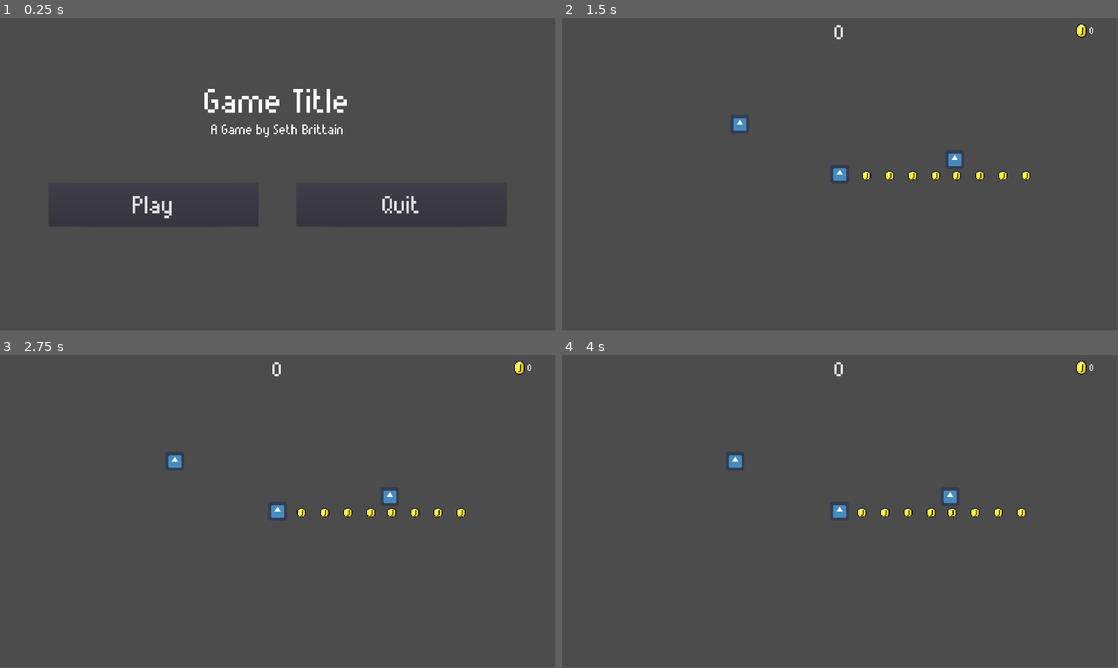
Above: before the commit, frames 1-4 (two rows, left to right).
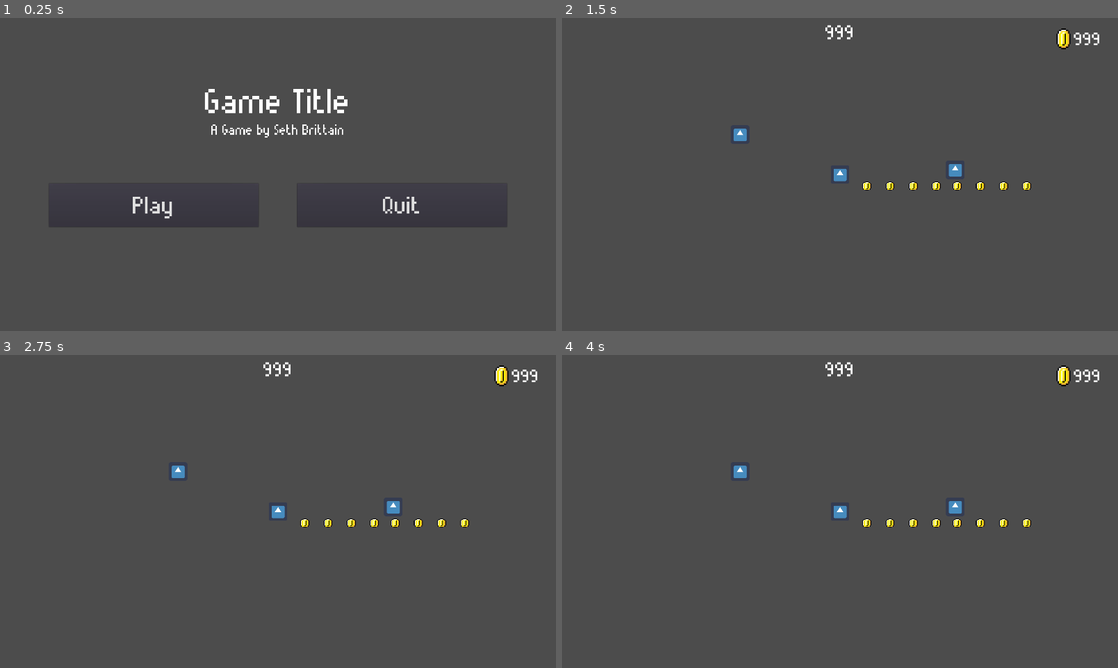
Above: after the commit, the same moments.

Repository: 20brittains/ComputerGameSimulationProgramming
Game: Godot game, scene res://Scenes/GameController.tscn
The game is run twice, just before and just after one commit, with the same random seed, the same clock (stepped at 60 frames per second) and the same inputs. The engine's default icon, where the game draws it, is replaced by a stand-in: a white triangle on a blue panel in a dark square.
Inputs (mouse positions are in pixels of both pictures, inside the frame that each line leads up to):
- Up to frame 1 (0.25 s): no input
- Up to frame 2 (1.5 s): click "Play" at 0.5 s; click (1101, 33) at 1.25 s, where only the run after the commit has a clickable "X"
- Up to frame 3 (2.75 s): tap Enter at 2 s; hold D (move_right) from 2.03 s (still down); tap W (jump) at 2.27 s
- Up to frame 4 (4 s): tap W (jump) at 3.02 s; release D (move_right) at 3.53 s; hold A (move_left) from 3.53 s (still down)
In our replay, the window is 799x449 before the commit and 800x450 after it. These sizes can differ from the game's own. Grey fills any space a smaller window leaves; there, only what the larger window draws over its background counts as a difference.

The runs differ from the first frame. In frame 1, 0.6% of the frame differs, in the area x 23-76%, y 22-64%; in frame 2, 1.3%; in frame 3, 1.3%; in frame 4, 1.4%, in the area x 30-97%, y 1-56%.

Commit message:
Small changes
Reparented some nodes and added some tilte screen integration

Diff:
--- a/Scenes/Player.tscn
+++ b/Scenes/Player.tscn
@@ -16,7 +16,7 @@
 font_data = ExtResource( 3 )
 
 [sub_resource type="DynamicFont" id=3]
-size = 32
+size = 64
 font_data = ExtResource( 3 )
 
 [sub_resource type="DynamicFont" id=4]
@@ -58,38 +58,38 @@
 [node name="HBoxContainer" type="HBoxContainer" parent="CanvasLayer"]
 anchor_left = 1.0
 anchor_right = 1.0
-margin_left = -148.0
-margin_top = 20.0
-margin_right = -20.0
-margin_bottom = 68.0
+margin_left = -220.0
+margin_top = 36.0
+margin_right = -59.0
+margin_bottom = 108.0
 __meta__ = {
 "_edit_use_anchors_": false
 }
 
 [node name="HBoxContainer2" type="HBoxContainer" parent="CanvasLayer/HBoxContainer"]
-margin_right = 48.0
-margin_bottom = 48.0
+margin_right = 64.0
+margin_bottom = 72.0
 rect_min_size = Vector2( 48, 48 )
 alignment = 2
 
 [node name="TextureRect" type="TextureRect" parent="CanvasLayer/HBoxContainer/HBoxContainer2"]
-margin_right = 48.0
-margin_bottom = 48.0
+margin_right = 64.0
+margin_bottom = 72.0
+rect_min_size = Vector2( 64, 64 )
 size_flags_horizontal = 3
 size_flags_vertical = 3
 texture = ExtResource( 5 )
 expand = true
 
 [node name="HBoxContainer" type="HBoxContainer" parent="CanvasLayer/HBoxContainer"]
-margin_left = 52.0
-margin_right = 97.0
-margin_bottom = 48.0
+margin_left = 68.0
+margin_right = 161.0
+margin_bottom = 72.0
 alignment = 2
 
 [node name="Coin Counter" type="Label" parent="CanvasLayer/HBoxContainer/HBoxContainer"]
-margin_top = 6.0
-margin_right = 45.0
-margin_bottom = 42.0
+margin_right = 93.0
+margin_bottom = 72.0
 size_flags_horizontal = 4
 custom_fonts/font = SubResource( 3 )
 text = "999"
--- a/Scenes/TitleScreen.tscn
+++ b/Scenes/TitleScreen.tscn
@@ -84,6 +84,9 @@
 margin_right = 125.0
 margin_bottom = 150.0
 rect_min_size = Vector2( 125, 0 )
+__meta__ = {
+"_edit_use_anchors_": false
+}
 
 [node name="Play Button" type="VBoxContainer" parent="MainBox/Buttons"]
 margin_left = 129.0
--- a/Scenes/UpgradeScreen.tscn
+++ b/Scenes/UpgradeScreen.tscn
@@ -1,28 +1,73 @@
-[gd_scene load_steps=6 format=2]
+[gd_scene load_steps=17 format=2]
 
 [ext_resource path="res://Sprites/Jump_Upgrade.png" type="Texture" id=1]
 [ext_resource path="res://Scripts/UpgradeScreenCloseButton.gd" type="Script" id=2]
 [ext_resource path="res://Sprites/Coin.png" type="Texture" id=3]
 [ext_resource path="res://Sprites/Speed_Upgrade.png" type="Texture" id=4]
 [ext_resource path="res://Sprites/TimeUpgrade.png" type="Texture" id=5]
-
-[node name="MarginContainer" type="MarginContainer"]
+[ext_resource path="res://Fonts/munro.ttf" type="DynamicFontData" id=6]
+
+[sub_resource type="DynamicFont" id=10]
+size = 60
+extra_spacing_char = 5
+font_data = ExtResource( 6 )
+
+[sub_resource type="DynamicFont" id=2]
+size = 60
+font_data = ExtResource( 6 )
+
+[sub_resource type="DynamicFont" id=3]
+size = 30
+font_data = ExtResource( 6 )
+
+[sub_resource type="DynamicFont" id=4]
+size = 60
+font_data = ExtResource( 6 )
+
+[sub_resource type="DynamicFont" id=5]
+size = 30
+font_data = ExtResource( 6 )
+
+[sub_resource type="DynamicFont" id=6]
+size = 60
+font_data = ExtResource( 6 )
+
+[sub_resource type="DynamicFont" id=7]
+size = 30
+font_data = ExtResource( 6 )
+
+[sub_resource type="DynamicFont" id=8]
+size = 60
+font_data = ExtResource( 6 )
+
+[sub_resource type="DynamicFont" id=9]
+size = 30
+font_data = ExtResource( 6 )
+
+[sub_resource type="DynamicFont" id=1]
+size = 80
+font_data = ExtResource( 6 )
+
+[node name="UpgradeScreen" type="CanvasLayer"]
+script = ExtResource( 2 )
+
+[node name="UpgradeScreen" type="MarginContainer" parent="."]
+pause_mode = 2
 anchor_right = 1.0
 anchor_bottom = 1.0
 margin_left = 20.0
 margin_top = 20.0
 margin_right = -20.0
 margin_bottom = -20.0
-script = ExtResource( 2 )
 __meta__ = {
 "_edit_use_anchors_": false
 }
 
-[node name="Panel" type="Panel" parent="."]
-margin_right = 984.0
-margin_bottom = 560.0
-
-[node name="CloseButton" type="Button" parent="Panel"]
+[node name="Panel" type="Panel" parent="UpgradeScreen"]
+margin_right = 1880.0
+margin_bottom = 1040.0
+
+[node name="CloseButton" type="Button" parent="UpgradeScreen/Panel"]
 anchor_left = 1.0
 anchor_right = 1.0
 margin_left = -40.0
@@ -35,210 +80,286 @@
 "_edit_use_anchors_": false
 }
 
-[node name="HBoxContainer" type="HBoxContainer" parent="Panel"]
-margin_left = 20.0
-margin_top = 20.0
-margin_right = 964.0
-margin_bottom = 540.0
+[node name="HBoxContainer" type="HBoxContainer" parent="UpgradeScreen/Panel"]
+anchor_bottom = 1.0
+margin_left = 36.0
+margin_top = 36.0
+margin_right = 767.0
+margin_bottom = 36.0
+rect_min_size = Vector2( 380, 1040 )
 __meta__ = {
 "_edit_use_anchors_": false
 }
 
-[node name="VBoxContainer" type="VBoxContainer" parent="Panel/HBoxContainer"]
-margin_right = 227.0
-margin_bottom = 520.0
-
-[node name="JumpUpgrade" type="HBoxContainer" parent="Panel/HBoxContainer/VBoxContainer"]
-margin_right = 227.0
-margin_bottom = 64.0
-
-[node name="VBoxContainer" type="VBoxContainer" parent="Panel/HBoxContainer/VBoxContainer/JumpUpgrade"]
-margin_right = 64.0
-margin_bottom = 64.0
-
-[node name="TextureRect" type="TextureRect" parent="Panel/HBoxContainer/VBoxContainer/JumpUpgrade/VBoxContainer"]
-margin_right = 64.0
-margin_bottom = 64.0
-rect_min_size = Vector2( 64, 64 )
+[node name="VBoxContainer" type="VBoxContainer" parent="UpgradeScreen/Panel/HBoxContainer"]
+margin_right = 745.0
+margin_bottom = 1040.0
+rect_min_size = Vector2( 400, 0 )
+
+[node name="JumpUpgrade" type="HBoxContainer" parent="UpgradeScreen/Panel/HBoxContainer/VBoxContainer"]
+margin_right = 745.0
+margin_bottom = 128.0
+
+[node name="VBoxContainer" type="VBoxContainer" parent="UpgradeScreen/Panel/HBoxContainer/VBoxContainer/JumpUpgrade"]
+margin_right = 128.0
+margin_bottom = 128.0
+
+[node name="TextureRect" type="TextureRect" parent="UpgradeScreen/Panel/HBoxContainer/VBoxContainer/JumpUpgrade/VBoxContainer"]
+margin_right = 128.0
+margin_bottom = 128.0
+rect_min_size = Vector2( 128, 128 )
 size_flags_horizontal = 3
 size_flags_vertical = 3
 texture = ExtResource( 1 )
 stretch_mode = 1
 
-[node name="VBoxContainer3" type="VBoxContainer" parent="Panel/HBoxContainer/VBoxContainer/JumpUpgrade"]
-margin_left = 68.0
-margin_right = 73.0
-margin_bottom = 64.0
+[node name="VBoxContainer3" type="VBoxContainer" parent="UpgradeScreen/Panel/HBoxContainer/VBoxContainer/JumpUpgrade"]
+margin_left = 132.0
+margin_right = 282.0
+margin_bottom = 128.0
 rect_min_size = Vector2( 5, 0 )
 
-[node name="VBoxContainer2" type="VBoxContainer" parent="Panel/HBoxContainer/VBoxContainer/JumpUpgrade"]
-margin_left = 77.0
-margin_right = 227.0
-margin_bottom = 64.0
-rect_min_size = Vector2( 0, 32 )
-
-[node name="JumpUpgrade" type="Label" parent="Panel/HBoxContainer/VBoxContainer/JumpUpgrade/VBoxContainer2"]
+[node name="Label" type="Label" parent="UpgradeScreen/Panel/HBoxContainer/VBoxContainer/JumpUpgrade/VBoxContainer3"]
 margin_right = 150.0
-margin_bottom = 40.0
+margin_bottom = 128.0
 rect_min_size = Vector2( 150, 0 )
 size_flags_horizontal = 3
 size_flags_vertical = 3
+custom_fonts/font = SubResource( 10 )
+text = "0/10"
+align = 1
+valign = 1
+
+[node name="VBoxContainer2" type="VBoxContainer" parent="UpgradeScreen/Panel/HBoxContainer/VBoxContainer/JumpUpgrade"]
+margin_left = 286.0
+margin_right = 736.0
+margin_bottom = 128.0
+rect_min_size = Vector2( 225, 32 )
+
+[node name="JumpUpgrade" type="Label" parent="UpgradeScreen/Panel/HBoxContainer/VBoxContainer/JumpUpgrade/VBoxContainer2"]
+margin_right = 450.0
+margin_bottom = 82.0
+rect_min_size = Vector2( 450, 80 )
+size_flags_horizontal = 3
+size_flags_vertical = 3
+custom_fonts/font = SubResource( 2 )
 text = "Jump Upgrade"
-valign = 1
-
-[node name="JumpUpgradeButton" type="Button" parent="Panel/HBoxContainer/VBoxContainer/JumpUpgrade/VBoxContainer2"]
-margin_top = 44.0
-margin_right = 150.0
-margin_bottom = 64.0
+align = 1
+valign = 1
+
+[node name="JumpUpgradeButton" type="Button" parent="UpgradeScreen/Panel/HBoxContainer/VBoxContainer/JumpUpgrade/VBoxContainer2"]
+margin_top = 86.0
+margin_right = 450.0
+margin_bottom = 128.0
+rect_min_size = Vector2( 450, 42 )
+custom_fonts/font = SubResource( 3 )
 text = "Upgrade"
 
-[node name="SpeedUpgrade" type="HBoxContainer" parent="Panel/HBoxContainer/VBoxContainer"]
-margin_top = 68.0
-margin_right = 227.0
-margin_bottom = 132.0
-
-[node name="VBoxContainer" type="VBoxContainer" parent="Panel/HBoxContainer/VBoxContainer/SpeedUpgrade"]
-margin_right = 64.0
-margin_bottom = 64.0
-
-[node name="TextureRect" type="TextureRect" parent="Panel/HBoxContainer/VBoxContainer/SpeedUpgrade/VBoxContainer"]
-margin_right = 64.0
-margin_bottom = 64.0
-rect_min_size = Vector2( 64, 64 )
+[node name="SpeedUpgrade" type="HBoxContainer" parent="UpgradeScreen/Panel/HBoxContainer/VBoxContainer"]
+margin_top = 132.0
+margin_right = 745.0
+margin_bottom = 260.0
+
+[node name="VBoxContainer" type="VBoxContainer" parent="UpgradeScreen/Panel/HBoxContainer/VBoxContainer/SpeedUpgrade"]
+margin_right = 128.0
+margin_bottom = 128.0
+
+[node name="TextureRect" type="TextureRect" parent="UpgradeScreen/Panel/HBoxContainer/VBoxContainer/SpeedUpgrade/VBoxContainer"]
+margin_right = 128.0
+margin_bottom = 128.0
+rect_min_size = Vector2( 128, 128 )
 size_flags_horizontal = 3
 size_flags_vertical = 3
 texture = ExtResource( 4 )
 expand = true
 stretch_mode = 1
 
-[node name="VBoxContainer3" type="VBoxContainer" parent="Panel/HBoxContainer/VBoxContainer/SpeedUpgrade"]
-margin_left = 68.0
-margin_right = 73.0
-margin_bottom = 64.0
+[node name="VBoxContainer3" type="VBoxContainer" parent="UpgradeScreen/Panel/HBoxContainer/VBoxContainer/SpeedUpgrade"]
+margin_left = 132.0
+margin_right = 282.0
+margin_bottom = 128.0
 rect_min_size = Vector2( 5, 0 )
 
-[node name="VBoxContainer2" type="VBoxContainer" parent="Panel/HBoxContainer/VBoxContainer/SpeedUpgrade"]
-margin_left = 77.0
-margin_right = 227.0
-margin_bottom = 64.0
-rect_min_size = Vector2( 0, 32 )
-
-[node name="SpeedUpgrade" type="Label" parent="Panel/HBoxContainer/VBoxContainer/SpeedUpgrade/VBoxContainer2"]
+[node name="Label2" type="Label" parent="UpgradeScreen/Panel/HBoxContainer/VBoxContainer/SpeedUpgrade/VBoxContainer3"]
 margin_right = 150.0
-margin_bottom = 40.0
+margin_bottom = 128.0
 rect_min_size = Vector2( 150, 0 )
 size_flags_horizontal = 3
 size_flags_vertical = 3
+custom_fonts/font = SubResource( 10 )
+text = "0/10"
+align = 1
+valign = 1
+
+[node name="VBoxContainer2" type="VBoxContainer" parent="UpgradeScreen/Panel/HBoxContainer/VBoxContainer/SpeedUpgrade"]
+margin_left = 286.0
+margin_right = 736.0
+margin_bottom = 128.0
+rect_min_size = Vector2( 225, 32 )
+
+[node name="SpeedUpgrade" type="Label" parent="UpgradeScreen/Panel/HBoxContainer/VBoxContainer/SpeedUpgrade/VBoxContainer2"]
+margin_right = 450.0
+margin_bottom = 82.0
+rect_min_size = Vector2( 450, 80 )
+size_flags_horizontal = 3
+size_flags_vertical = 3
+custom_fonts/font = SubResource( 4 )
 text = "Speed Upgrade"
-valign = 1
-
-[node name="SpeedUpgradeButton" type="Button" parent="Panel/HBoxContainer/VBoxContainer/SpeedUpgrade/VBoxContainer2"]
-margin_top = 44.0
-margin_right = 150.0
-margin_bottom = 64.0
+align = 1
+valign = 1
+
+[node name="SpeedUpgradeButton" type="Button" parent="UpgradeScreen/Panel/HBoxContainer/VBoxContainer/SpeedUpgrade/VBoxContainer2"]
+margin_top = 86.0
+margin_right = 450.0
+margin_bottom = 128.0
+rect_min_size = Vector2( 450, 42 )
+custom_fonts/font = SubResource( 5 )
 text = "Upgrade"
 
-[node name="CoinUpgrade" type="HBoxContainer" parent="Panel/HBoxContainer/VBoxContainer"]
-margin_top = 136.0
-margin_right = 227.0
-margin_bottom = 200.0
-
-[node name="VBoxContainer" type="VBoxContainer" parent="Panel/HBoxContainer/VBoxContainer/CoinUpgrade"]
-margin_right = 64.0
-margin_bottom = 64.0
-
-[node name="TextureRect" type="TextureRect" parent="Panel/HBoxContainer/VBoxContainer/CoinUpgrade/VBoxContainer"]
-margin_right = 64.0
-margin_bottom = 64.0
-rect_min_size = Vector2( 64, 64 )
+[node name="CoinUpgrade" type="HBoxContainer" parent="UpgradeScreen/Panel/HBoxContainer/VBoxContainer"]
+margin_top = 264.0
+margin_right = 745.0
+margin_bottom = 392.0
+
+[node name="VBoxContainer" type="VBoxContainer" parent="UpgradeScreen/Panel/HBoxContainer/VBoxContainer/CoinUpgrade"]
+margin_right = 128.0
+margin_bottom = 128.0
+
+[node name="TextureRect" type="TextureRect" parent="UpgradeScreen/Panel/HBoxContainer/VBoxContainer/CoinUpgrade/VBoxContainer"]
+margin_right = 128.0
+margin_bottom = 128.0
+rect_min_size = Vector2( 128, 128 )
 size_flags_horizontal = 3
 size_flags_vertical = 3
 texture = ExtResource( 3 )
 expand = true
 stretch_mode = 1
 
-[node name="VBoxContainer3" type="VBoxContainer" parent="Panel/HBoxContainer/VBoxContainer/CoinUpgrade"]
-margin_left = 68.0
-margin_right = 73.0
-margin_bottom = 64.0
+[node name="VBoxContainer3" type="VBoxContainer" parent="UpgradeScreen/Panel/HBoxContainer/VBoxContainer/CoinUpgrade"]
+margin_left = 132.0
+margin_right = 137.0
+margin_bottom = 128.0
 rect_min_size = Vector2( 5, 0 )
 
-[node name="VBoxContainer2" type="VBoxContainer" parent="Panel/HBoxContainer/VBoxContainer/CoinUpgrade"]
-margin_left = 77.0
-margin_right = 227.0
-margin_bottom = 64.0
-rect_min_size = Vector2( 0, 32 )
-
-[node name="SpeedUpgrade" type="Label" parent="Panel/HBoxContainer/VBoxContainer/CoinUpgrade/VBoxContainer2"]
-margin_right = 150.0
-margin_bottom = 40.0
+[node name="Label3" type="Label" parent="UpgradeScreen/Panel/HBoxContainer/VBoxContainer/CoinUpgrade"]
+margin_left = 141.0
+margin_right = 291.0
+margin_bottom = 128.0
 rect_min_size = Vector2( 150, 0 )
 size_flags_horizontal = 3
 size_flags_vertical = 3
+custom_fonts/font = SubResource( 10 )
+text = "0/10"
+align = 1
+valign = 1
+
+[node name="VBoxContainer2" type="VBoxContainer" parent="UpgradeScreen/Panel/HBoxContainer/VBoxContainer/CoinUpgrade"]
+margin_left = 295.0
+margin_right = 745.0
+margin_bottom = 128.0
+rect_min_size = Vector2( 225, 32 )
+
+[node name="SpeedUpgrade" type="Label" parent="UpgradeScreen/Panel/HBoxContainer/VBoxContainer/CoinUpgrade/VBoxContainer2"]
+margin_right = 450.0
+margin_bottom = 82.0
+rect_min_size = Vector2( 450, 80 )
+size_flags_horizontal = 3
+size_flags_vertical = 3
+custom_fonts/font = SubResource( 6 )
 text = "Coin Upgrade"
-valign = 1
-
-[node name="CoinUpgradeButton" type="Button" parent="Panel/HBoxContainer/VBoxContainer/CoinUpgrade/VBoxContainer2"]
-margin_top = 44.0
-margin_right = 150.0
-margin_bottom = 64.0
+align = 1
+valign = 1
+
+[node name="CoinUpgradeButton" type="Button" parent="UpgradeScreen/Panel/HBoxContainer/VBoxContainer/CoinUpgrade/VBoxContainer2"]
+margin_top = 86.0
+margin_right = 450.0
+margin_bottom = 128.0
+rect_min_size = Vector2( 450, 42 )
+custom_fonts/font = SubResource( 7 )
 text = "Upgrade"
 
-[node name="TimeUpgrade" type="HBoxContainer" parent="Panel/HBoxContainer/VBoxContainer"]
-margin_top = 204.0
-margin_right = 227.0
-margin_bottom = 268.0
-
-[node name="VBoxContainer" type="VBoxContainer" parent="Panel/HBoxContainer/VBoxContainer/TimeUpgrade"]
-margin_right = 64.0
-margin_bottom = 64.0
-
-[node name="TextureRect" type="TextureRect" parent="Panel/HBoxContainer/VBoxContainer/TimeUpgrade/VBoxContainer"]
-margin_right = 64.0
-margin_bottom = 64.0
-rect_min_size = Vector2( 64, 64 )
+[node name="TimeUpgrade" type="HBoxContainer" parent="UpgradeScreen/Panel/HBoxContainer/VBoxContainer"]
+margin_top = 396.0
+margin_right = 745.0
+margin_bottom = 528.0
+
+[node name="VBoxContainer" type="VBoxContainer" parent="UpgradeScreen/Panel/HBoxContainer/VBoxContainer/TimeUpgrade"]
+margin_right = 128.0
+margin_bottom = 132.0
+
+[node name="TextureRect" type="TextureRect" parent="UpgradeScreen/Panel/HBoxContainer/VBoxContainer/TimeUpgrade/VBoxContainer"]
+margin_right = 128.0
+margin_bottom = 132.0
+rect_min_size = Vector2( 128, 128 )
 size_flags_horizontal = 3
 size_flags_vertical = 3
 texture = ExtResource( 5 )
 expand = true
 stretch_mode = 1
 
-[node name="VBoxContainer3" type="VBoxContainer" parent="Panel/HBoxContainer/VBoxContainer/TimeUpgrade"]
-margin_left = 68.0
-margin_right = 73.0
-margin_bottom = 64.0
+[node name="VBoxContainer3" type="VBoxContainer" parent="UpgradeScreen/Panel/HBoxContainer/VBoxContainer/TimeUpgrade"]
+margin_left = 132.0
+margin_right = 282.0
+margin_bottom = 132.0
 rect_min_size = Vector2( 5, 0 )
 
-[node name="VBoxContainer2" type="VBoxContainer" parent="Panel/HBoxContainer/VBoxContainer/TimeUpgrade"]
-margin_left = 77.0
-margin_right = 227.0
-margin_bottom = 64.0
-rect_min_size = Vector2( 0, 32 )
-
-[node name="TimerUpgrade" type="Label" parent="Panel/HBoxContainer/VBoxContainer/TimeUpgrade/VBoxContainer2"]
+[node name="Label4" type="Label" parent="UpgradeScreen/Panel/HBoxContainer/VBoxContainer/TimeUpgrade/VBoxContainer3"]
 margin_right = 150.0
-margin_bottom = 40.0
+margin_bottom = 132.0
 rect_min_size = Vector2( 150, 0 )
 size_flags_horizontal = 3
 size_flags_vertical = 3
-text = "Coin Upgrade"
-valign = 1
-
-[node name="TimerUpgradeButton" type="Button" parent="Panel/HBoxContainer/VBoxContainer/TimeUpgrade/VBoxContainer2"]
-margin_top = 44.0
-margin_right = 150.0
-margin_bottom = 64.0
+custom_fonts/font = SubResource( 10 )
+text = "0/10"
+align = 1
+valign = 1
+
+[node name="VBoxContainer2" type="VBoxContainer" parent="UpgradeScreen/Panel/HBoxContainer/VBoxContainer/TimeUpgrade"]
+margin_left = 286.0
+margin_right = 736.0
+margin_bottom = 132.0
+rect_min_size = Vector2( 225, 32 )
+
+[node name="TimerUpgrade" type="Label" parent="UpgradeScreen/Panel/HBoxContainer/VBoxContainer/TimeUpgrade/VBoxContainer2"]
+margin_right = 450.0
+margin_bottom = 80.0
+rect_min_size = Vector2( 450, 80 )
+size_flags_horizontal = 3
+size_flags_vertical = 3
+custom_fonts/font = SubResource( 8 )
+text = "Timer Upgrade"
+align = 1
+valign = 1
+
+[node name="TimerUpgradeButton" type="Button" parent="UpgradeScreen/Panel/HBoxContainer/VBoxContainer/TimeUpgrade/VBoxContainer2"]
+margin_top = 84.0
+margin_right = 450.0
+margin_bottom = 132.0
+rect_min_size = Vector2( 450, 48 )
+custom_fonts/font = SubResource( 9 )
 text = "Upgrade"
 
-[node name="VBoxContainer2" type="VBoxContainer" parent="Panel/HBoxContainer"]
-margin_left = 231.0
-margin_right = 231.0
-margin_bottom = 520.0
+[node name="VBoxContainer2" type="VBoxContainer" parent="UpgradeScreen/Panel"]
+anchor_left = 1.0
+anchor_right = 1.0
+anchor_bottom = 1.0
+margin_left = -500.0
+margin_top = 80.0
+margin_right = -20.0
+margin_bottom = -80.0
 __meta__ = {
 "_edit_use_anchors_": false
 }
-[connection signal="button_up" from="Panel/CloseButton" to="." method="_on_CloseButton_button_up"]
-[connection signal="button_up" from="Panel/HBoxContainer/VBoxContainer/JumpUpgrade/VBoxContainer2/JumpUpgradeButton" to="." method="_on_JumpUpgradeButton_button_up"]
-[connection signal="button_up" from="Panel/HBoxContainer/VBoxContainer/SpeedUpgrade/VBoxContainer2/SpeedUpgradeButton" to="." method="_on_SpeedUpgradeButton_button_up"]
-[connection signal="button_up" from="Panel/HBoxContainer/VBoxContainer/CoinUpgrade/VBoxContainer2/CoinUpgradeButton" to="." method="_on_CoinUpgradeButton_button_up"]
-[connection signal="button_up" from="Panel/HBoxContainer/VBoxContainer/TimeUpgrade/VBoxContainer2/TimerUpgradeButton" to="." method="_on_TimerUpgradeButton_button_up"]
+
+[node name="PlayButton" type="Button" parent="UpgradeScreen/Panel/VBoxContainer2"]
+margin_right = 480.0
+margin_bottom = 880.0
+size_flags_horizontal = 3
+size_flags_vertical = 3
+custom_fonts/font = SubResource( 1 )
+text = "Play"
+[connection signal="button_up" from="UpgradeScreen/Panel/CloseButton" to="." method="_on_CloseButton_button_up"]
+[connection signal="button_up" from="UpgradeScreen/Panel/HBoxContainer/VBoxContainer/JumpUpgrade/VBoxContainer2/JumpUpgradeButton" to="." method="_on_JumpUpgradeButton_button_up"]
+[connection signal="button_up" from="UpgradeScreen/Panel/HBoxContainer/VBoxContainer/SpeedUpgrade/VBoxContainer2/SpeedUpgradeButton" to="." method="_on_SpeedUpgradeButton_button_up"]
+[connection signal="button_up" from="UpgradeScreen/Panel/HBoxContainer/VBoxContainer/CoinUpgrade/VBoxContainer2/CoinUpgradeButton" to="." method="_on_CoinUpgradeButton_button_up"]
+[connection signal="button_up" from="UpgradeScreen/Panel/HBoxContainer/VBoxContainer/TimeUpgrade/VBoxContainer2/TimerUpgradeButton" to="." method="_on_TimerUpgradeButton_button_up"]
--- a/Scripts/GameController.gd
+++ b/Scripts/GameController.gd
@@ -5,9 +5,20 @@
 var world1_scene = load("res://Scenes/World.tscn")
 var player_scene = load("res://Scenes/Player.tscn")
 
+var game_initialized = false
+
 func initialize_game():
+	get_node("TitleScreen").queue_free()
+	game_initialized = true
+
 	var world = world1_scene.instance()
 	add_child(world)
+
 	var player = player_scene.instance()
 	player.global_position = Vector2(0,0)
 	add_child(player)
+
+	get_tree().paused = true
+
+	var up = upgrade_scene.instance()
+	add_child(up)
--- a/Scripts/TitleScreen.gd
+++ b/Scripts/TitleScreen.gd
@@ -4,7 +4,6 @@
 
 func _on_Play_Button_button_up():
 	get_parent().initialize_game()
-	queue_free()
 
 func _on_Quit_Button_button_up():
 	get_tree().quit()
--- a/Scripts/UpgradeScreenCloseButton.gd
+++ b/Scripts/UpgradeScreenCloseButton.gd
@@ -1,4 +1,4 @@
-extends MarginContainer
+extends CanvasLayer
 
 onready var player_node = get_parent().get_parent()
 
--- a/project.godot
+++ b/project.godot
@@ -27,6 +27,8 @@
 
 window/size/width=1920
 window/size/height=1080
+window/stretch/mode="viewport"
+window/stretch/aspect="expand"
 
 [input]
 
Not shown: 3 places in Scenes/TitleScreen.tscn that only renumber resources
